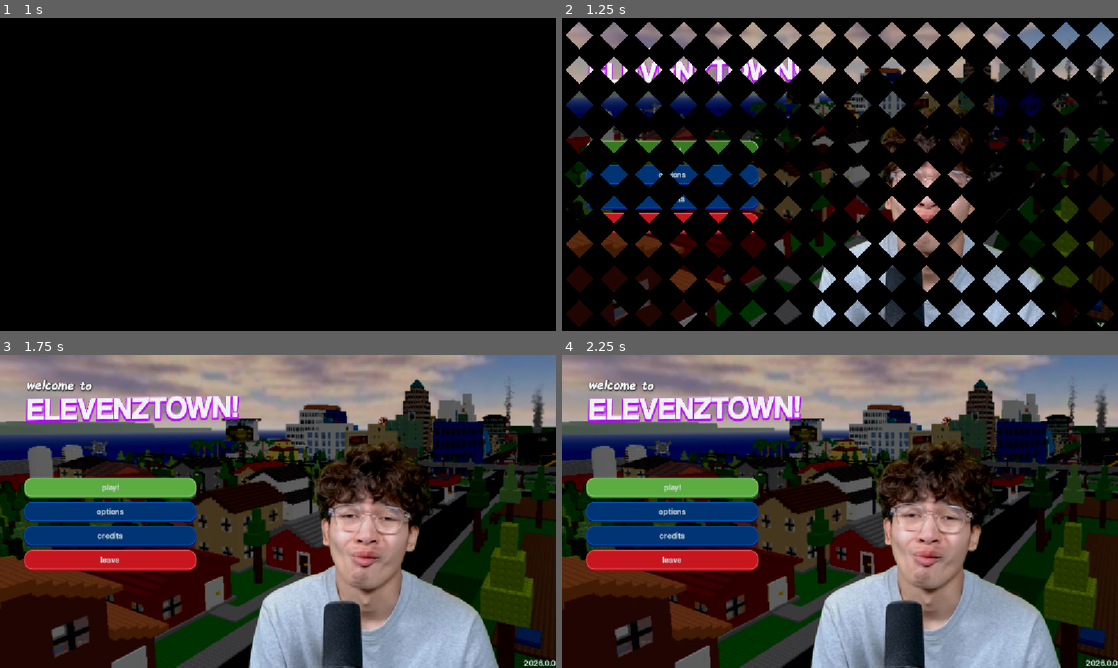
Above: before the commit, frames 1-4 (two rows, left to right).
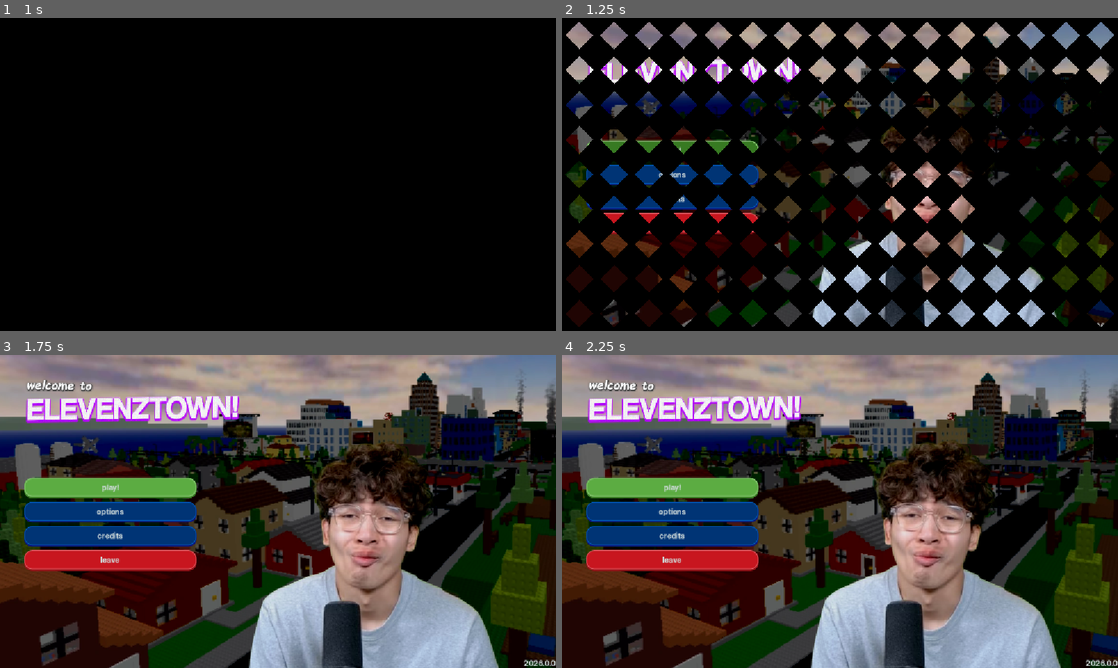
Above: after the commit, the same moments.

Repository: TrueDotBin/ELEVENZTOWN
Game: Godot game, scene res://scenes/ui/splash.tscn
The game is run twice, just before and just after one commit, with the same random seed, the same clock (stepped at 60 frames per second) and the same inputs. Video files are missing from this copy of the repository; at most half a second of black plays in their place. Sound files missing from this copy of the repository are replaced by a short silence.
Inputs (mouse positions are in pixels of both pictures, inside the frame that each line leads up to):
- Up to frame 1 (1 s): tap Enter at 0.5 s; move the mouse to (400, 158) at 0.52 s
- Up to frame 2 (1.25 s): no input
- Up to frame 3 (1.75 s): click "play!" at 1.25 s
- Up to frame 4 (2.25 s): click "play!" at 2 s

Frame 1 is identical in both runs. In frame 2, 7.5% of the frame differs, in the area x 0-100%, y 1-99%; in frame 3, 24%, in the area x 0-100%, y 0-100%; in frame 4, 24%.

Commit message:
Restore size of main menu background

Diff:
--- a/scenes/ui/main_menu.tscn
+++ b/scenes/ui/main_menu.tscn
@@ -37,7 +37,6 @@
 anchor_bottom = 1.0
 grow_horizontal = 2
 grow_vertical = 2
-scale = Vector2(0.95, 0.95)
 pivot_offset_ratio = Vector2(0.5, 0.5)
 texture = ExtResource("3_wb0q5")
 stretch_mode = 6
